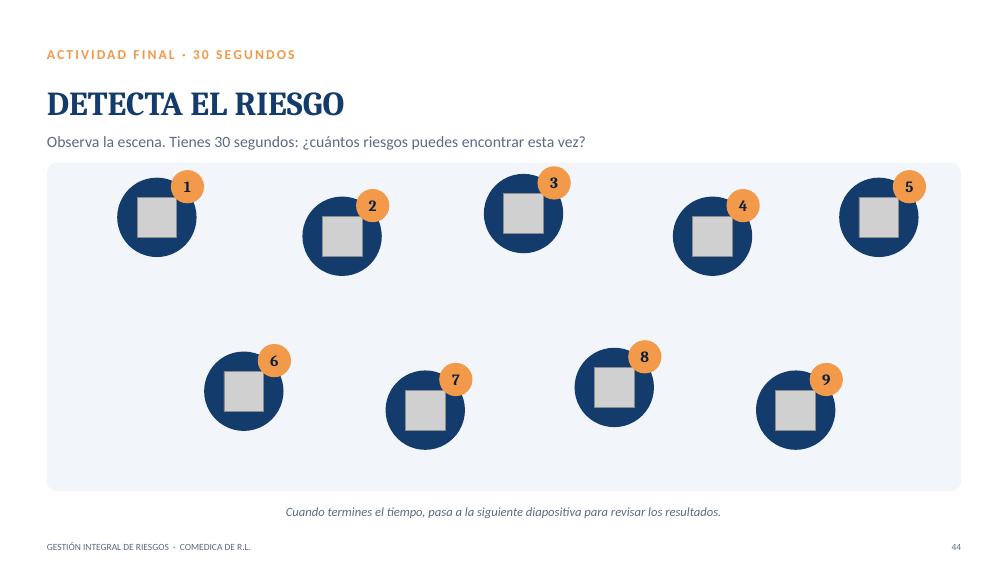
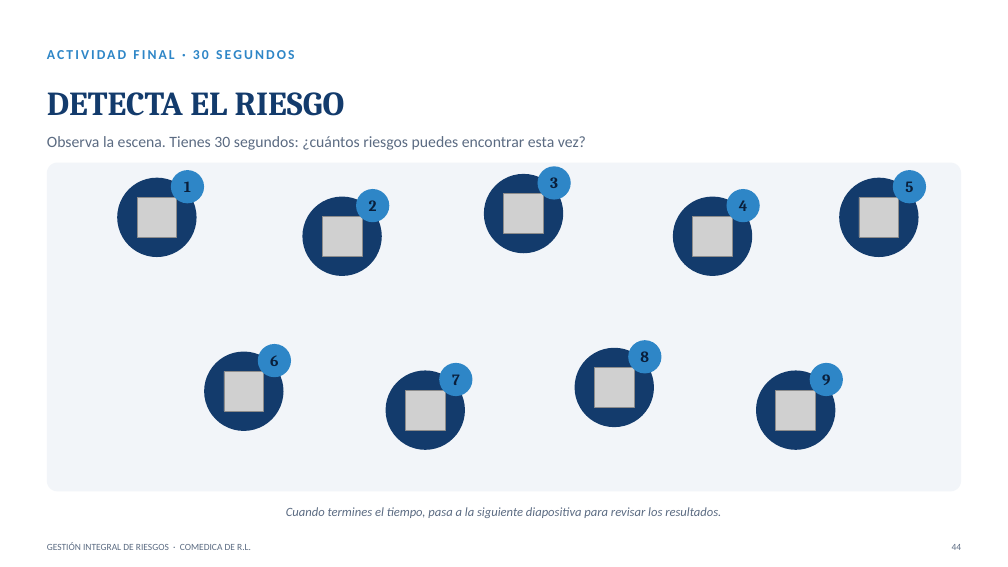
Before and after one commit to menjivar201280/riesgo, a slide deck: slide 44 of capacitacion-riesgos-2025/CAPACITACION_RIESGOS_2025.pptx. Drawn at 1008x567 pixels with LibreOffice and Linux fonts; fonts in the diff are those of the drawing; grey boxes stand for pictures. Boxes give left, top, right and bottom in pixels: in the first picture for what was removed or moved away, otherwise in the second. Text is boxed around its words. In the diff, an @@ line names an element or a change of style, - is before the commit and + after.

```diff
--- a/capacitacion-riesgos-2025/CAPACITACION_RIESGOS_2025.pptx
+++ b/capacitacion-riesgos-2025/CAPACITACION_RIESGOS_2025.pptx
@@ text "ACTIVIDAD FINAL · 30 SEGUNDOS" at (x1=47, y1=50, x2=294, y2=59): text colour #F2994A to #2E86C7 @@
@@ fill #F2994A to #2E86C7 in 9 elements at (x1=171, y1=170, x2=204, y2=203), (x1=356, y1=189, x2=389, y2=222), (x1=538, y1=166, x2=571, y2=200), (x1=727, y1=189, x2=760, y2=222), (x1=893, y1=170, x2=926, y2=203), (x1=258, y1=344, x2=291, y2=377), (x1=439, y1=363, x2=473, y2=396), (x1=628, y1=340, x2=662, y2=374), (x1=810, y1=363, x2=843, y2=396) @@
```
Also in this commit, not shown: 42 other slides changed.
